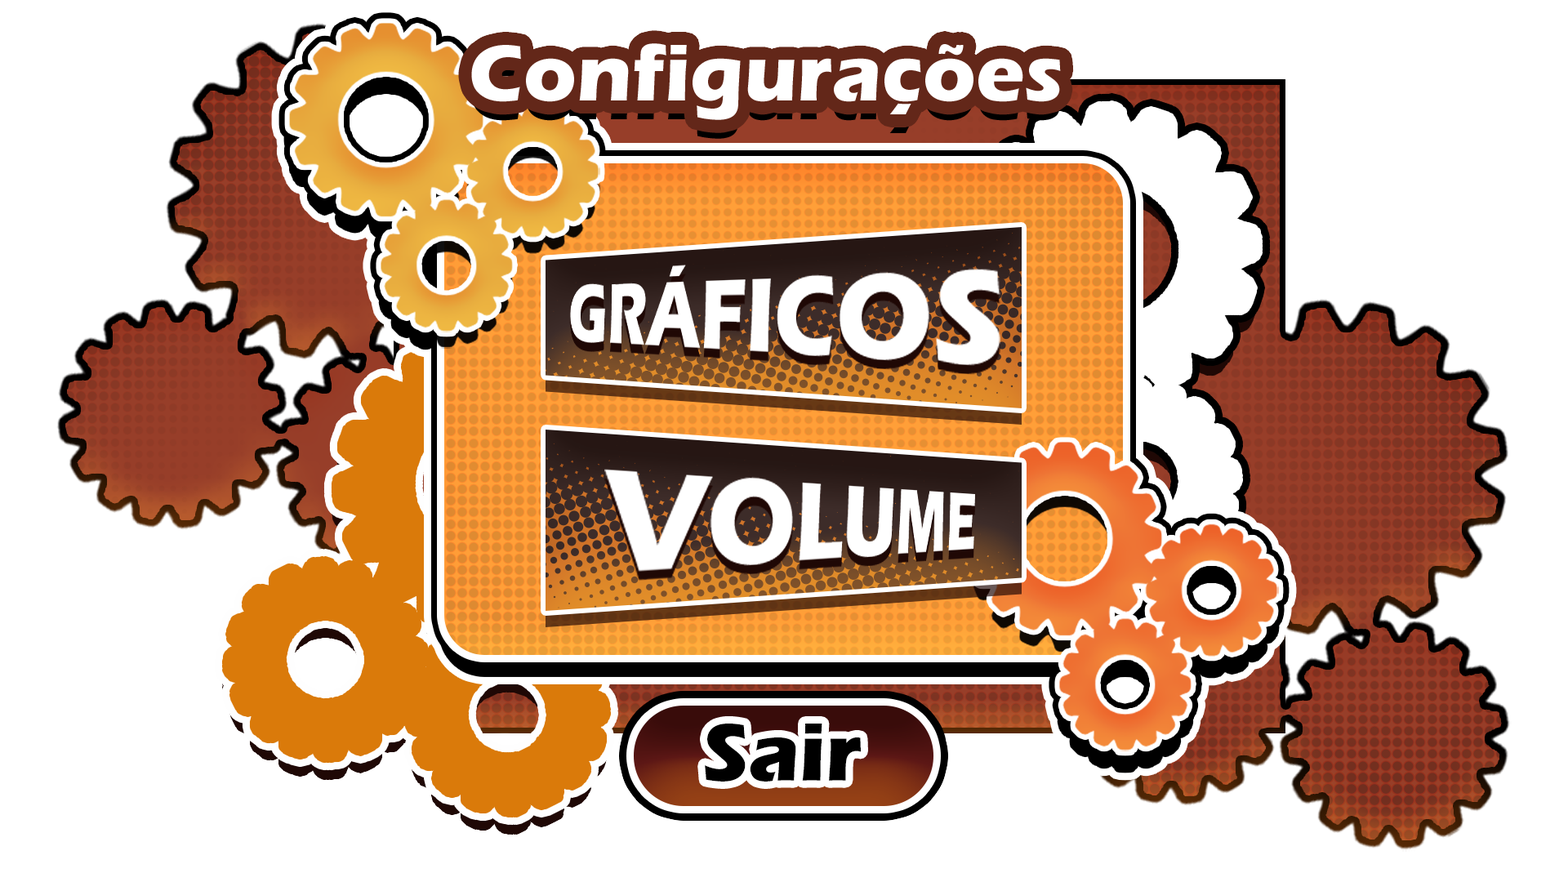
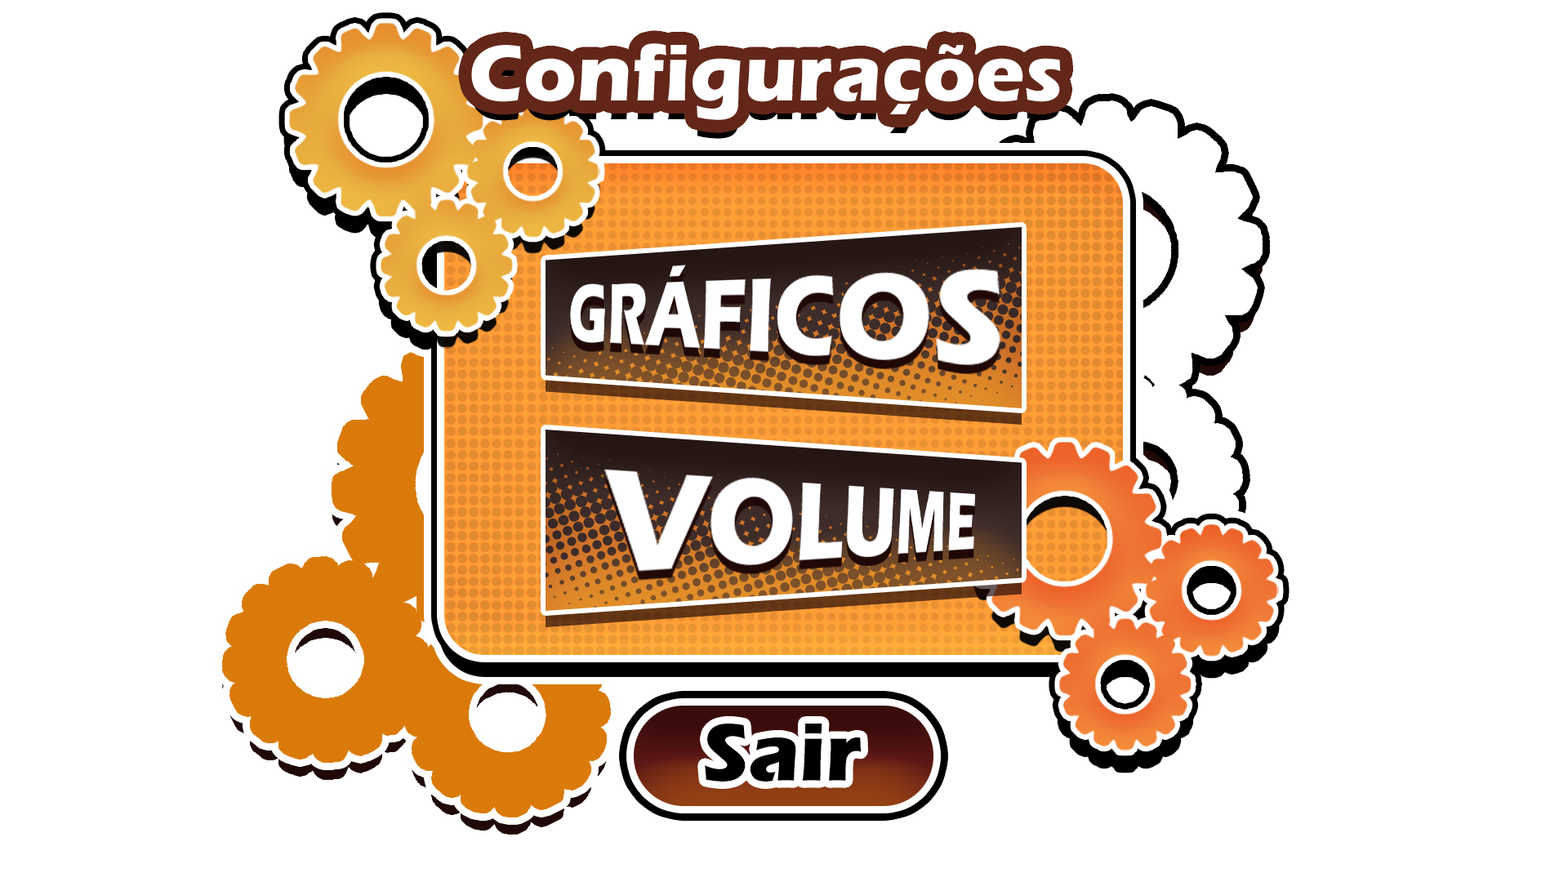
The second (1568, 882) image is a revision of the first. Changes to its layers:
painted on "Engrenagem Icon" over [213, 325, 639, 740]
hid "Camada Menu Opção 2" over [56, 22, 1512, 852]